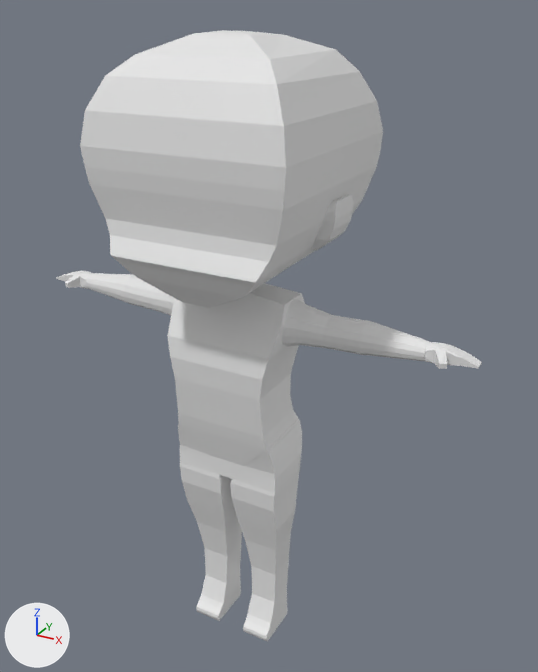
Two versions of the Blender file Blend Files/Player.blend, one commit apart.
One viewpoint serves both versions: a camera (50 mm lens) standing at (3.41, -5.69, 3.17) and looking at (0.17, 0.22, 0.22). The lights are fixed; the arrows at lower left show +X, +Y and +Z. The same objects are shown in both versions, whatever each file hides.

In view in the first picture: 'Head.001', 'Left Arm.001', 'Left Ear.001', 'Left Hand.001', 'Left Leg.001', 'Right Arm.001', 'Right Leg.001', 'Torso.001'.
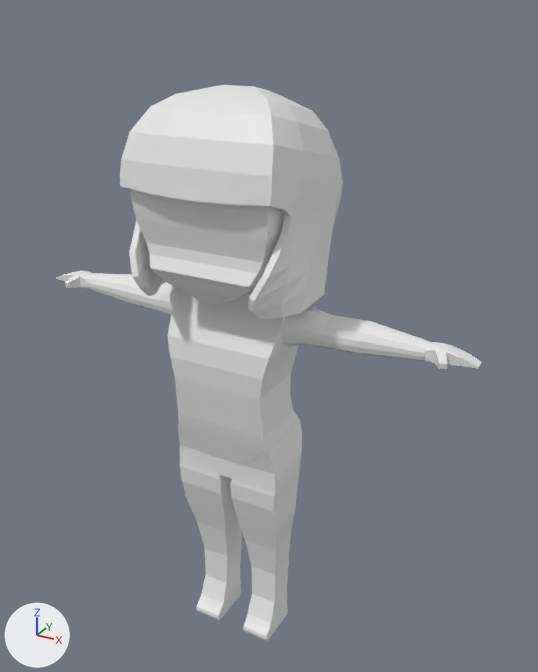
The change, as a list of edits to the scene's bpy script:
```text
Add me_cube_002:
    me_cube_002.from_pydata(...)  # 140 vertices, 118 faces; spans x 0.0..4.33, y -4.36..4.4, z -8.21..2.39
Change ob_head_001:
    ob_head_001.location: (0.0, 0.0, 1.05) -> (0.0, -0.04, 0.96)
    ob_head_001.scale: (0.22, 0.22, 0.22) -> (0.155, 0.155, 0.155)
Change ob_left_ear_001:
    ob_left_ear_001.location: (0.86, 0.15, 1.45) -> (0.61, 0.07, 1.24)
    ob_left_ear_001.scale: (0.0911, 0.0911, 0.0911) -> (0.0641, 0.0641, 0.0641)
Add ob_head_002:
    ob_head_002 = bpy.data.objects.new('Head.002', me_cube_002)
    ob_head_002.location = (0.01, 0.06, 2.09)
    ob_head_002.rotation_euler = (-0.229, 0.0, 0.0)  # degrees (-13, 0, 0)
    ob_head_002.scale = (0.17, 0.17, 0.17)
    _m = ob_head_002.modifiers.new('Solidify', 'SOLIDIFY')
    _m.thickness = 0.36
    _m.offset = 1.0
    _m = ob_head_002.modifiers.new('Mirror', 'MIRROR')
```

Where the change shows, as pixel boxes (x1, y1, x2, y2) in the pictures (538 x 672 px):
'Head.001', moved, rescaled: before (80, 30, 383, 308); after (131, 189, 285, 304)
'Head.002', added: after (120, 85, 343, 320)
'Left Ear.001', moved, rescaled (not visible afterwards): before (311, 195, 353, 251)
